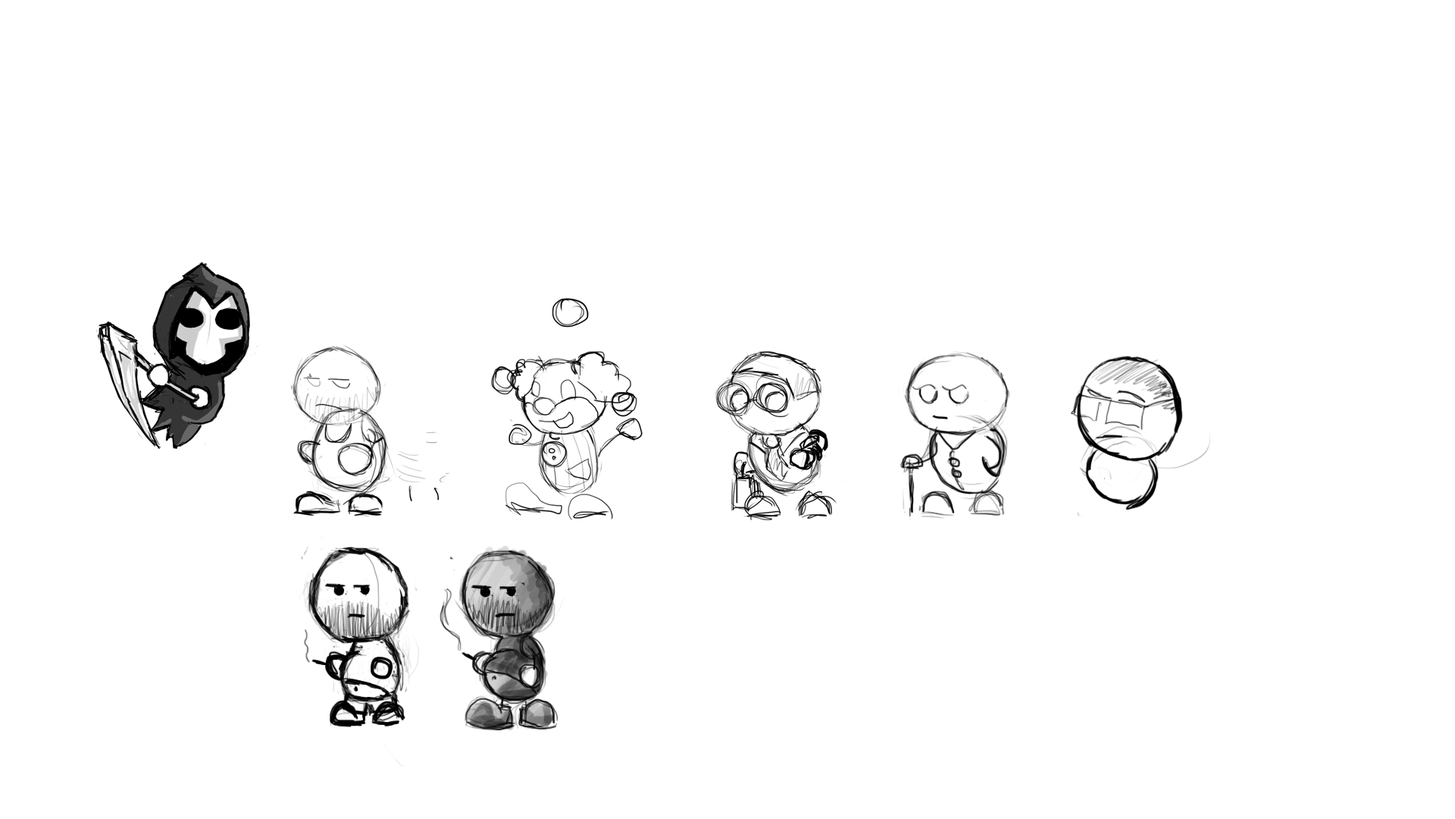
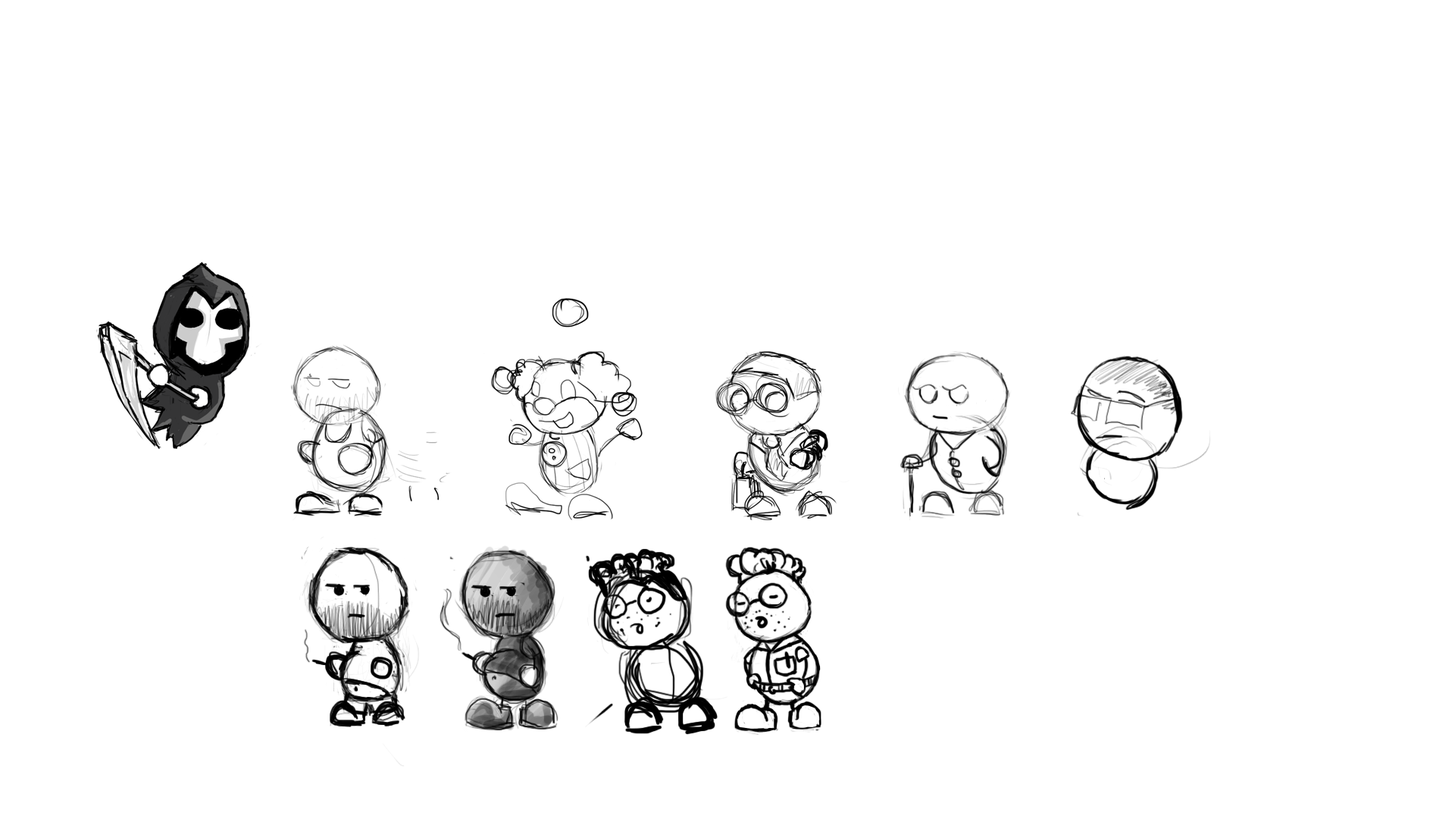
Revision of a layered 1455x819 image; what changed, layer by layer:
painted on "Слой 10" over 585, 546, 822, 736
